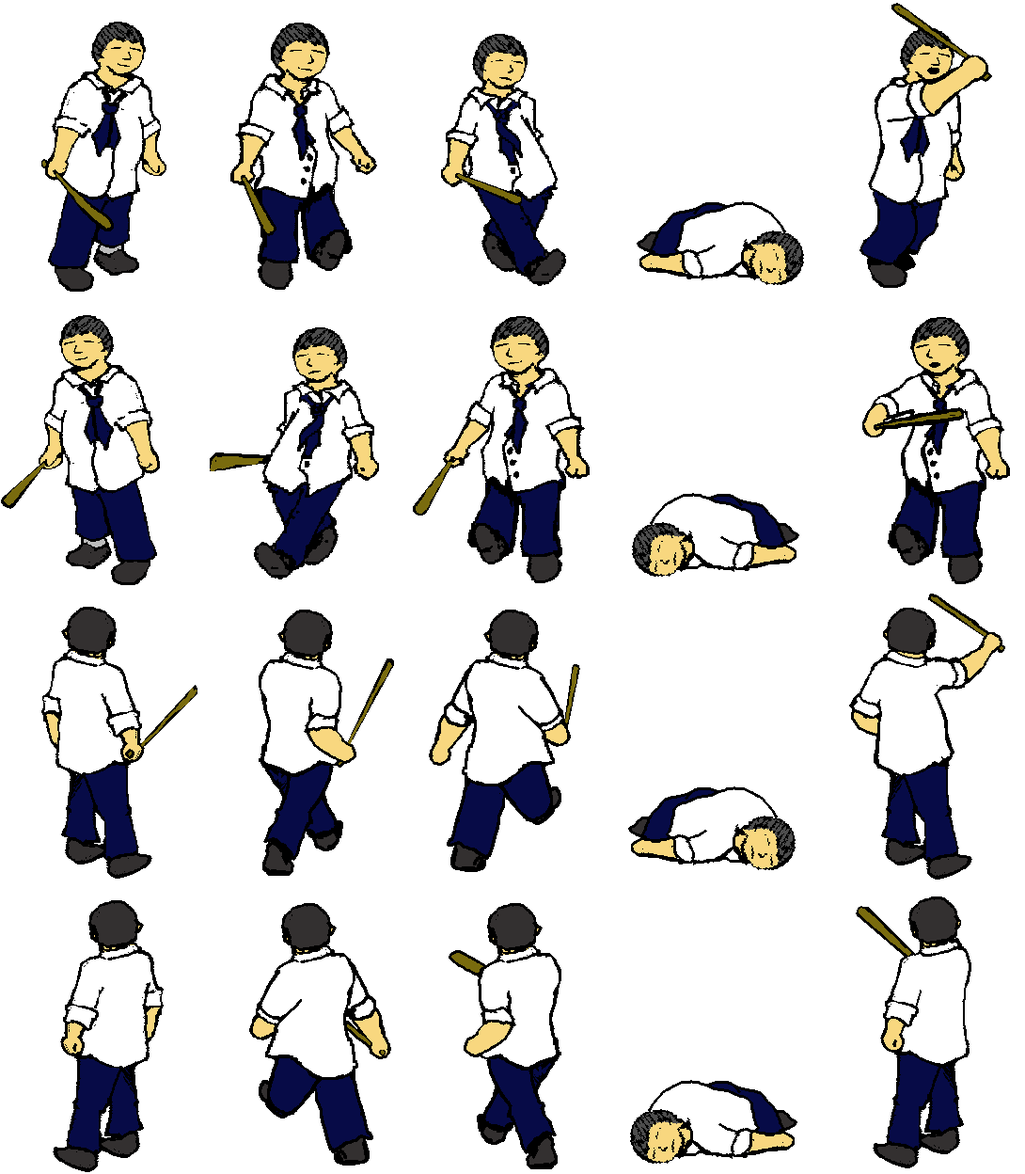
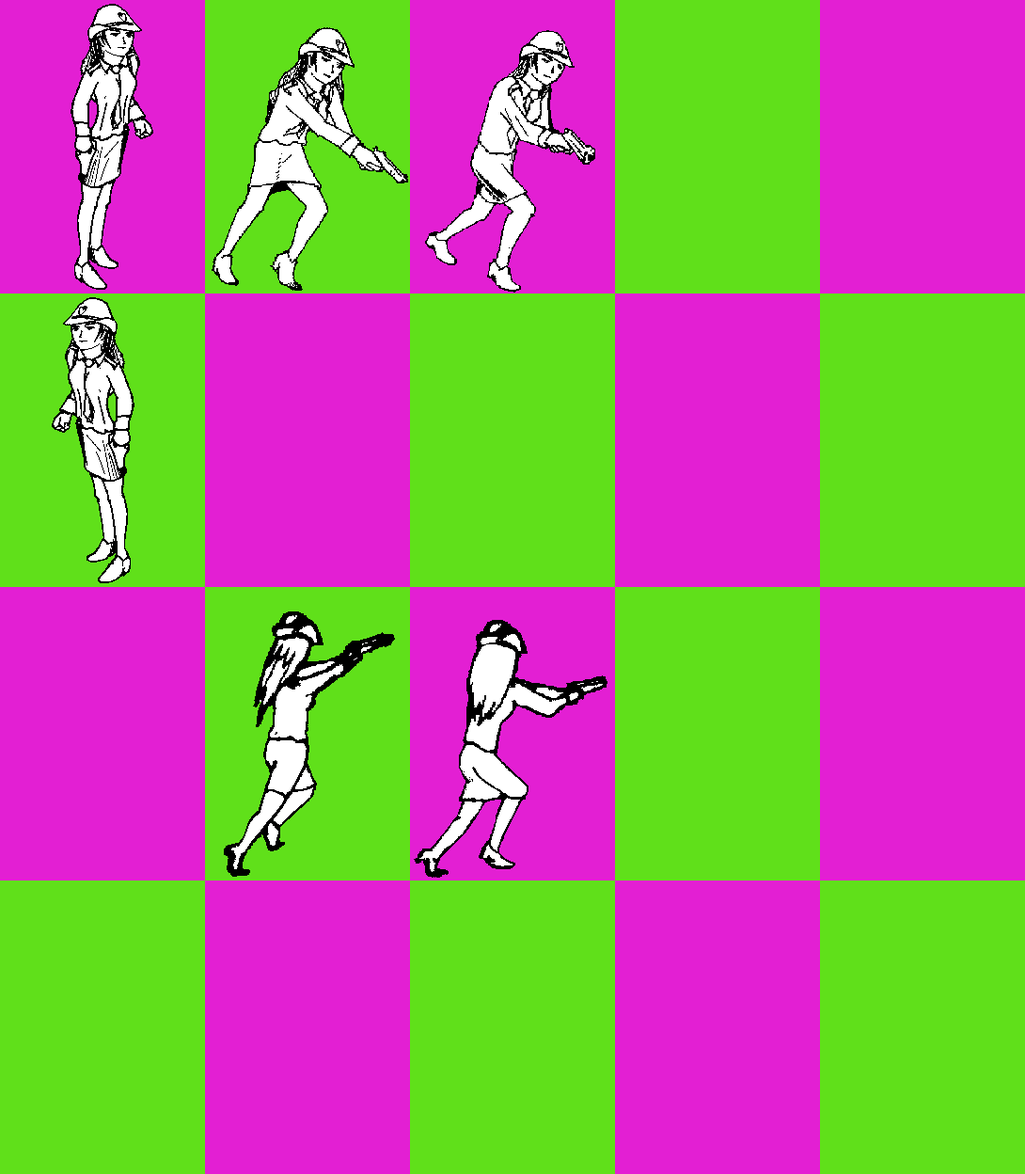
Revision of a layered (1025, 1174) image; what changed, layer by layer:
added layer "police" above "skeleton" over [51, 3, 608, 878]
hid "fatboy" over [0, 2, 1011, 1172]
showed "Layer" over [0, 0, 1025, 1174]
